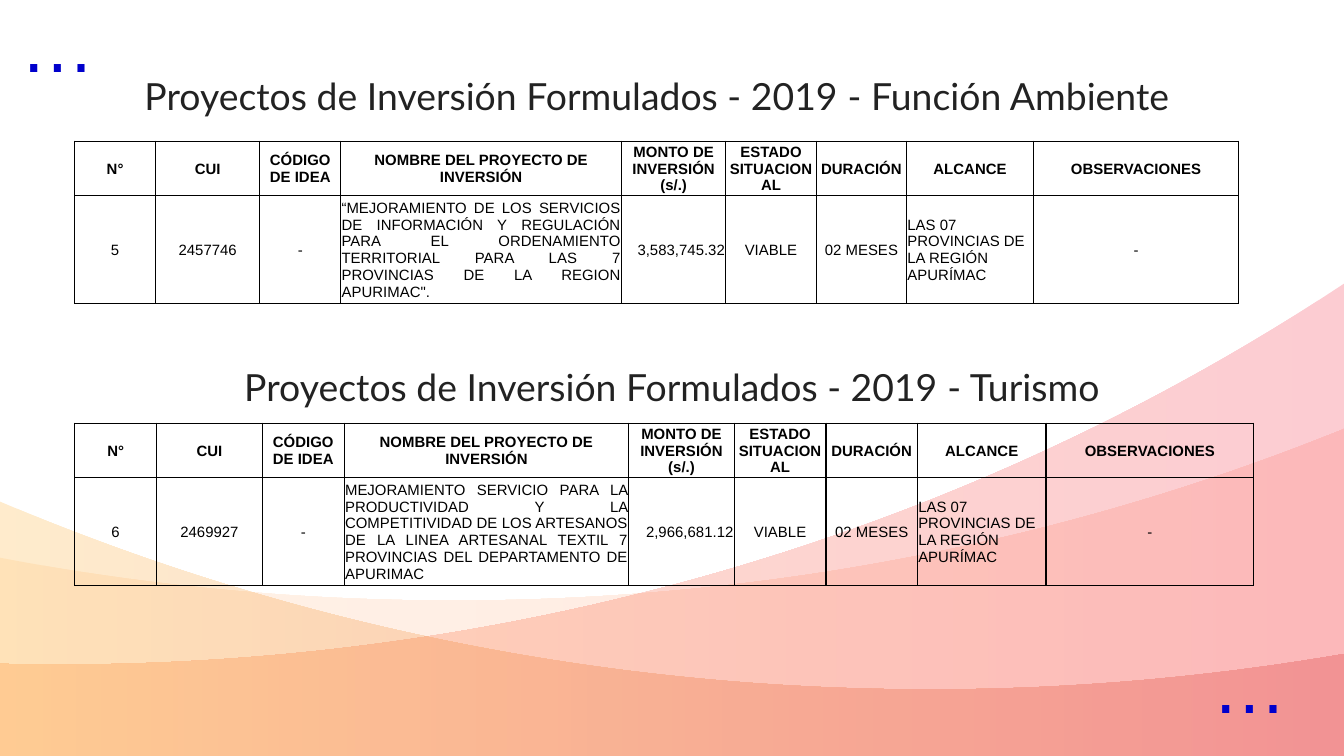
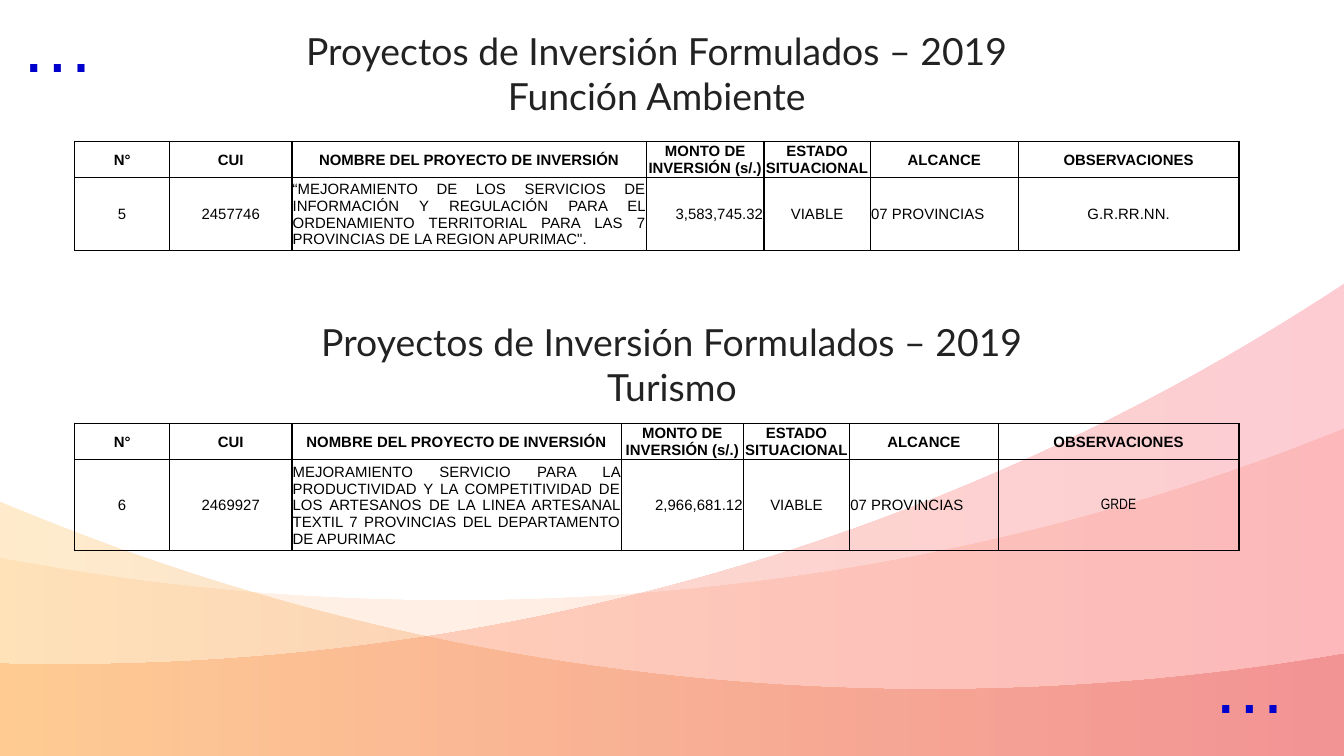
Before and after one commit to ORFEI-GRAP/Gestion-ORFEI, a slide deck: slide 3 of Proyectos Funcion - PRODUCCIÓN.pptx. Drawn at 1344x756 pixels with LibreOffice and Linux fonts; fonts in the diff are those of the drawing. Boxes give left, top, right and bottom in pixels: in the first picture for what was removed or moved away, otherwise in the second. Text is boxed around its words. In the diff, an @@ line names an element or a change of style, - is before the commit and + after.

```diff
--- a/Proyectos Funcion - PRODUCCIÓN.pptx
+++ b/Proyectos Funcion - PRODUCCIÓN.pptx
@@ text at [306,37,1007,111]: text changed @@
-Proyectos de Inversión Formulados - 2019 - Función Ambiente
+Proyectos de Inversión Formulados – 2019
+Función Ambiente
@@ table at [75,141,1239,250] @@
-column 3: CÓDIGO DE IDEA | -
-column 7: DURACIÓN | 02 MESES
-column 8: ALCANCE | LAS 07 PROVINCIAS DE LA REGIÓN APURÍMAC
-column 9: OBSERVACIONES | -
+column 6: ALCANCE | 07 PROVINCIAS
+column 7: OBSERVACIONES | G.R.RR.NN.
@@ text at [321,328,1022,402]: text changed @@
-Proyectos de Inversión Formulados - 2019 - Turismo
+Proyectos de Inversión Formulados – 2019
+Turismo
@@ table at [75,423,1241,551] @@
-column 3: CÓDIGO DE IDEA | -
-column 7: DURACIÓN | 02 MESES
-column 8: ALCANCE | LAS 07 PROVINCIAS DE LA REGIÓN APURÍMAC
-column 9: OBSERVACIONES | -
+column 6: ALCANCE | 07 PROVINCIAS
+column 7: OBSERVACIONES | GRDE
@@ table: place and size @@
-table at [75,423,1257,586]
+table at [75,423,1241,551]
```
Also in this commit, not shown: 4 other slides changed, 2 other files.
